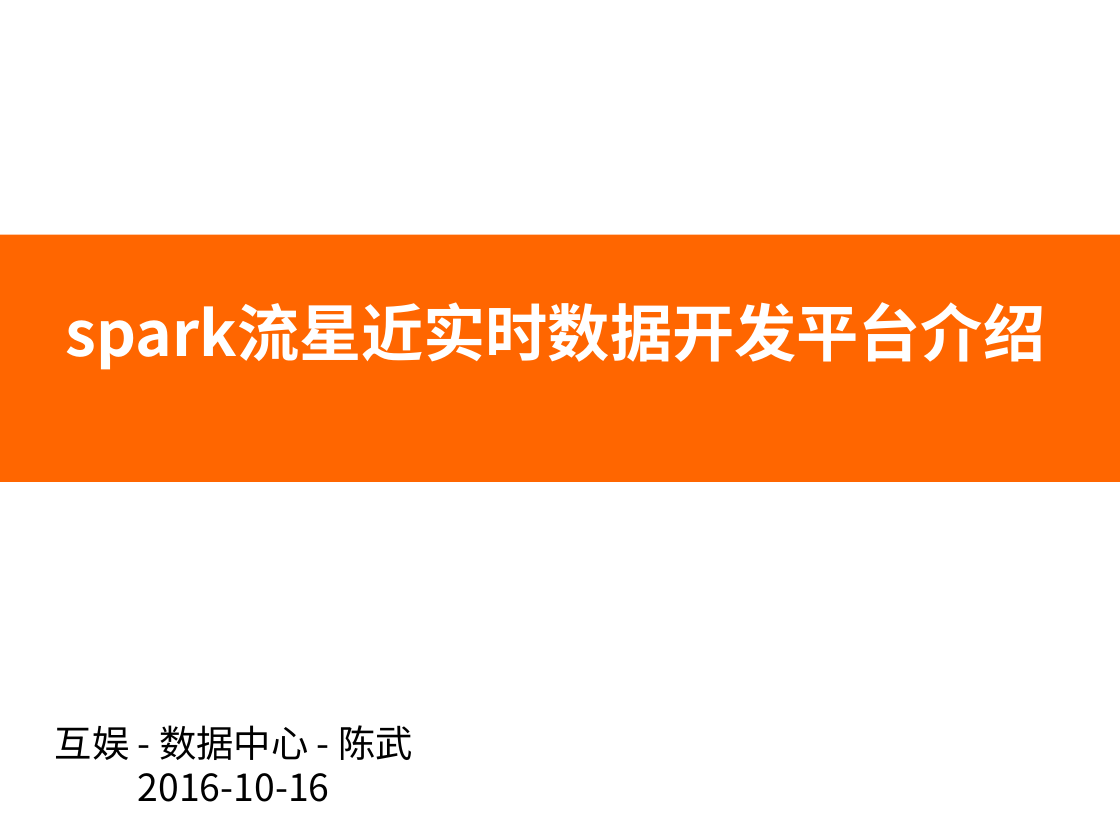
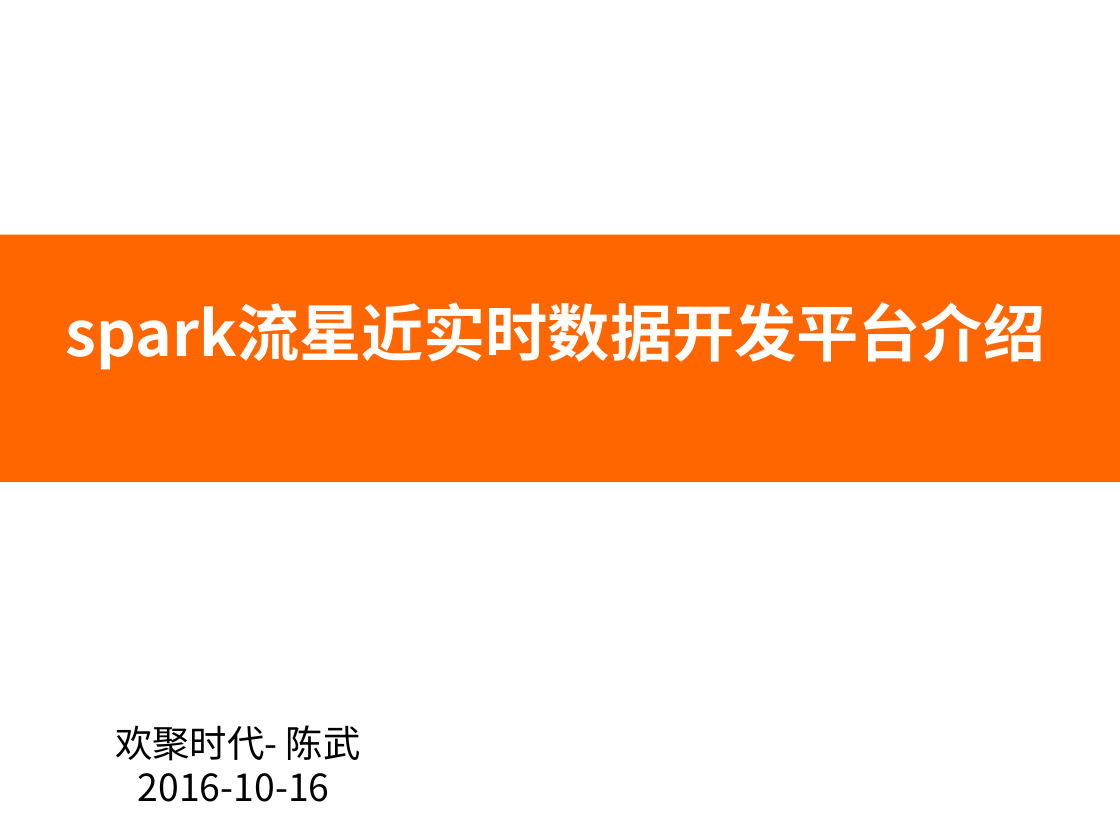
Before and after one commit to HNJame/meteor, a slide deck: slide 1 of doc/ppt/流星实时开发平台介绍.pptx. Drawn at 1120x840 pixels with LibreOffice and Linux fonts; fonts in the diff are those of the drawing; background and template pictures are left out. Boxes give left, top, right and bottom in pixels: in the first picture for what was removed or moved away, otherwise in the second. Text is boxed around its words. In the diff, an @@ line names an element or a change of style, - is before the commit and + after.

```diff
--- a/doc/ppt/流星实时开发平台介绍.pptx
+++ b/doc/ppt/流星实时开发平台介绍.pptx
@@ text at (x1=115, y1=725, x2=361, y2=761): text changed @@
-互娱 - 数据中心 - 陈武
+欢聚时代- 陈武
```
Also in this commit, not shown: 3 other slides changed, 11 slides added, 1 slide removed, 1 other file.
